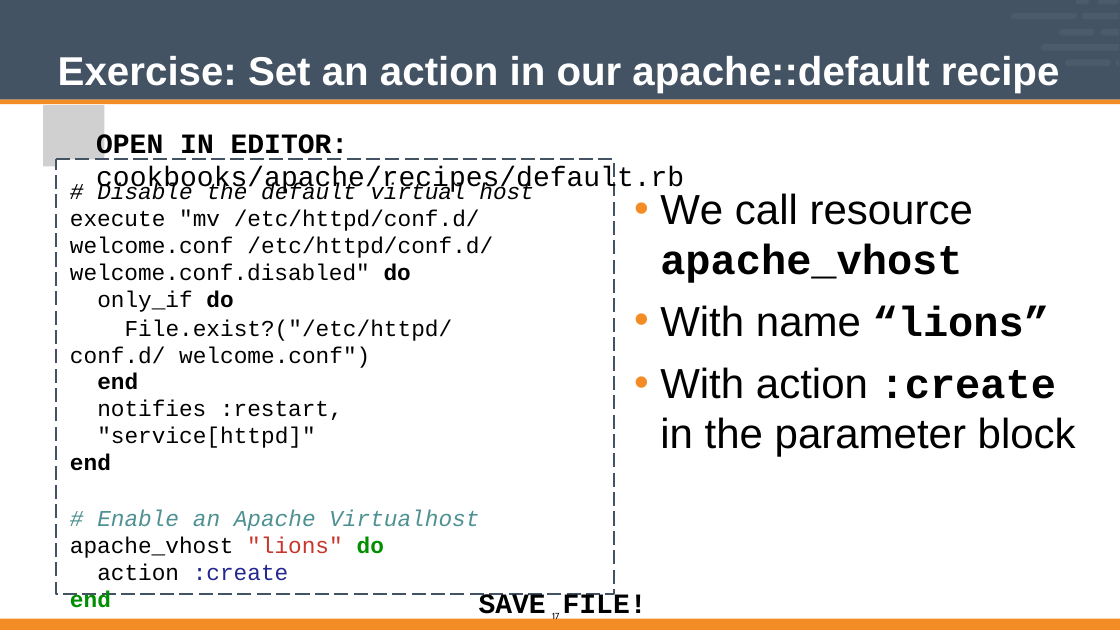
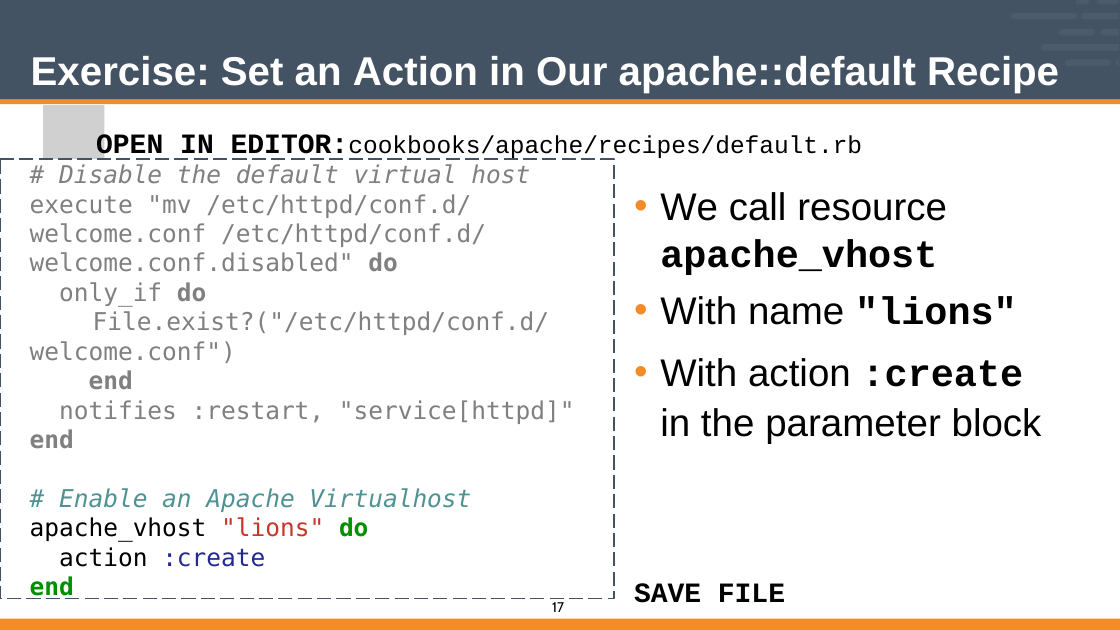
Before and after one commit to vinyar/chef-intermediate, a slide deck: slide 17 of Modules/04-Chef_Intermediate.pptx. Drawn at 1120x630 pixels with LibreOffice and Linux fonts; fonts in the diff are those of the drawing; grey boxes stand for pictures. Boxes give left, top, right and bottom in pixels: in the first picture for what was removed or moved away, otherwise in the second. Text is boxed around its words. In the diff, an @@ line names an element or a change of style, - is before the commit and + after.

Commit message:
Fixed code and other text formatting

```diff
--- a/Modules/04-Chef_Intermediate.pptx
+++ b/Modules/04-Chef_Intermediate.pptx
@@ title at [31, 56, 1059, 93]: text changed @@
-Exercise: Set an action in our apache::default recipe
+Exercise: Set an Action in Our apache::default Recipe
@@ text at [96, 133, 862, 161]: text changed; size 32 to 28 pt @@
-OPEN IN EDITOR: cookbooks/apache/recipes/default.rb
+OPEN IN EDITOR:cookbooks/apache/recipes/default.rb
@@ freeform shape: place and size @@
-freeform shape at [56, 159, 614, 594]
+freeform shape at [0, 159, 614, 598]
@@ text in freeform shape at [30, 164, 575, 599]: text added @@
+# Disable the default virtual host
+execute "mv /etc/httpd/conf.d/
+welcome.conf /etc/httpd/conf.d/
+welcome.conf.disabled" do
+only_if do
+File.exist?("/etc/httpd/conf.d/
+welcome.conf")
+end
+notifies :restart, "service[httpd]"
+end
+# Enable an Apache Virtualhost
+apache_vhost "lions" do
+action :create
+end
@@ freeform shape "# Disable the default virtual ...": place and size @@
-freeform shape "# Disable the default virtual ..." at [56, 159, 614, 594]
+freeform shape "# Disable the default virtual ..." at [30, 159, 614, 609]
@@ text removed at [97, 183, 534, 200] @@
-# Disable the default virtual host
@@ text at [660, 192, 1042, 444]: size 48 to 44 pt in "We call resource", "apache_vhost", "With action :create", "in the parameter block" @@
@@ text removed at [70, 210, 220, 227] @@
-execute "mv
@@ text removed at [70, 237, 234, 254] @@
-welcome.conf
@@ text removed at [234, 210, 493, 258] @@
-/etc/httpd/conf.d/
-/etc/httpd/conf.d/
@@ text removed at [70, 264, 411, 281] @@
-welcome.conf.disabled" do
@@ text removed at [70, 291, 479, 581] @@
-only_if do
-File.exist?("/etc/httpd/conf.d/ welcome.conf")
-end
-notifies :restart, "service[httpd]"
-end
-# Enable an Apache Virtualhost
-apache_vhost "lions" do
-action :create
-end
@@ text at [660, 296, 1017, 325]: text changed; size 48 to 44 pt @@
-• With name “lions”
+• With name "lions"
@@ page number: place and size @@
-page number at [552, 612, 559, 622]
+page number at [552, 602, 564, 612]
@@ page number at [552, 602, 564, 612]: size 10 to 16 pt @@
@@ text removed at [563, 593, 647, 621] @@
-FILE!
@@ text at [634, 583, 785, 603]: text changed @@
-SAVE
+SAVE FILE
```
Also in this commit, not shown: 55 other slides changed.
